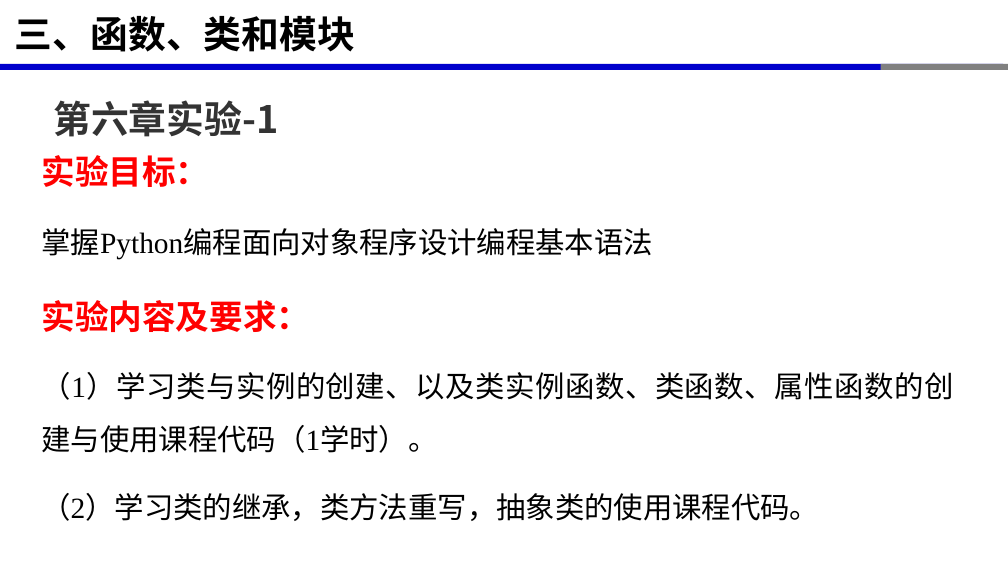
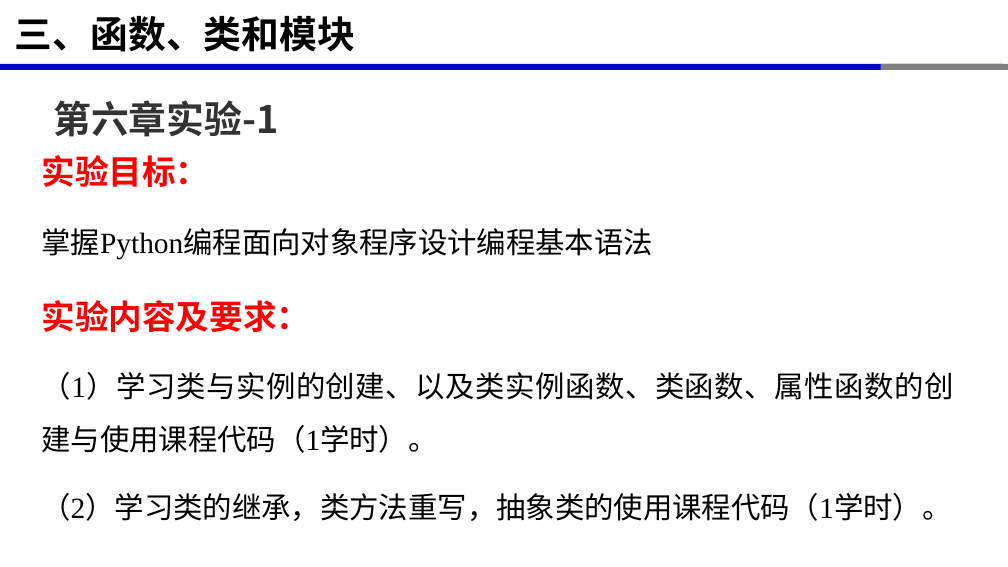
Before and after one commit to xinluo2018/programming-basics, a slide deck: slide 23 of 第6章-面向对象程序设计/第6章-面向对象程序设计.pptx. Drawn at 1008x567 pixels with LibreOffice and Linux fonts; fonts in the diff are those of the drawing. Boxes give left, top, right and bottom in pixels: in the first picture for what was removed or moved away, otherwise in the second. Text is boxed around its words. In the diff, an @@ line names an element or a change of style, - is before the commit and + after.

```diff
--- a/第6章-面向对象程序设计/第6章-面向对象程序设计.pptx
+++ b/第6章-面向对象程序设计/第6章-面向对象程序设计.pptx
@@ text at [41, 493, 951, 521]: text changed @@
-（2）学习类的继承，类方法重写，抽象类的使用课程代码。
+（2）学习类的继承，类方法重写，抽象类的使用课程代码（1学时）。
```
Also in this commit, not shown: 1 other slide changed, 4 other files.
